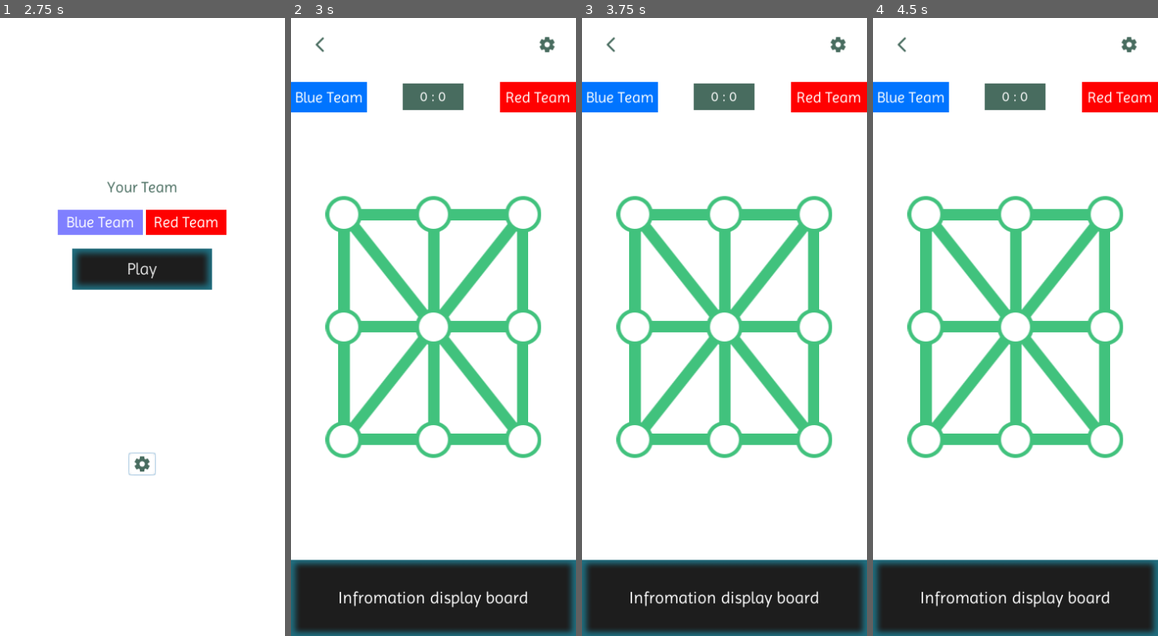
Above: before the commit, frames 1-4 (left to right).
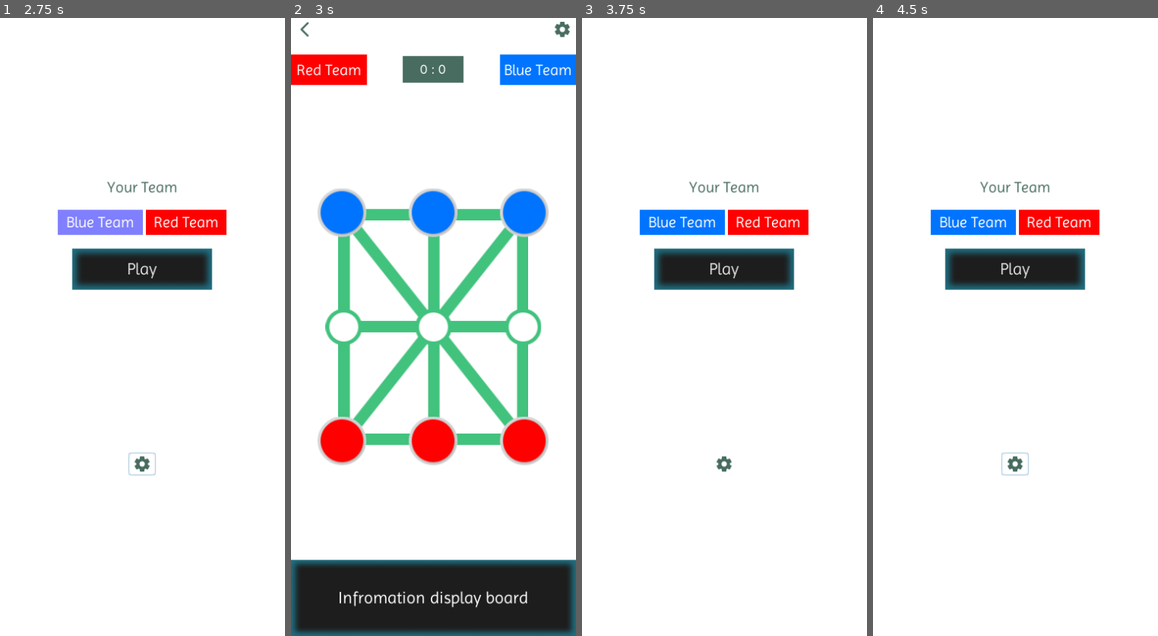
Above: after the commit, the same moments.

Repository: botdenoms/3four3
Game: Godot game, scene res://scenes/home/home.tscn
Two runs of this game, one before a commit and one after it. Both use one fixed random seed, a clock stepped at 60 frames per second and the inputs below.
Inputs (mouse positions are in pixels of both pictures, inside the frame that each line leads up to; where the layout moved, square brackets give the same spot in the first picture):
- Up to frame 1 (2.75 s): click "Blue Team" at 0.5 s; click "Red Team" at 1.25 s; click (142, 462) at 2 s
- Up to frame 2 (3 s): click "Play" at 2.75 s
- Up to frame 3 (3.75 s): click (596, 30) [610, 42] at 3.5 s
- Up to frame 4 (4.5 s): click (1015, 462) [1129, 42] at 4.25 s

Frame 1 is identical in both runs. In frame 2, 14% of the frame differs, in the area x 0-100%, y 0-73%; in frame 3, 31%; in frame 4, 31%, in the area x 0-100%, y 3-100%.

Commit message:
features added: player, global state, scene switches

Diff:
--- a/3four3/project.godot
+++ b/3four3/project.godot
@@ -14,10 +14,18 @@
 run/main_scene="res://scenes/home/home.tscn"
 config/icon="res://icon.png"
 
+[autoload]
+
+State="*res://scenes/state.gd"
+
 [display]
 
 window/size/width=375
 window/size/height=812
+
+[input_devices]
+
+pointing/emulate_touch_from_mouse=true
 
 [physics]
 
--- a/3four3/scenes/home/home.gd
+++ b/3four3/scenes/home/home.gd
@@ -8,11 +8,13 @@
 func _on_blue_btn_pressed():
 	# select red team
 	_team = 2
-	print('on blue team')
+	State.team_select(State.Team.BLUE)
+	#print('on blue team')
 
 func _on_red_btn_pressed():
 	# select red team
 	_team = 1
+	State.team_select(State.Team.RED)
 	print('on red team')
 
 func _on_play_pressed():
@@ -21,11 +23,11 @@
 		0:
 			print('select team')
 		1:
-			print('playing as Red Team')
+			#print('playing as Red Team')
 			var _err = get_tree().change_scene("res://scenes/play/play.tscn")
 
 		2:
-			print('playing as Blue Team')
+			#print('playing as Blue Team')
 			var _err = get_tree().change_scene("res://scenes/play/play.tscn")
 
 func _process(_delta):
--- /dev/null
+++ b/3four3/scenes/play/Hud.gd
@@ -0,0 +1,27 @@
+extends CanvasLayer
+
+onready var leftrect = $VBoxContainer2/HBoxContainer2/CenterContainer/left
+onready var rightrect = $VBoxContainer2/HBoxContainer2/CenterContainer2/right
+onready var lefttext = $VBoxContainer2/HBoxContainer2/CenterContainer/left/Label
+onready var righttext = $VBoxContainer2/HBoxContainer2/CenterContainer2/right/Label
+
+func _ready():
+	if State.playing_as == State.Team.BLUE:
+		pass
+	else:
+		leftrect.color = Color('#ffff0000')
+		lefttext.text = 'Red Team'
+		rightrect.color = Color('#ff0075ff')
+		righttext.text = 'Blue Team'
+
+# Called every frame. 'delta' is the elapsed time since the previous frame.
+#func _process(delta):
+#	pass
+
+
+func _on_back_pressed():
+	#print("back")
+	var _err = get_tree().change_scene("res://scenes/home/home.tscn")
+
+func _on_settings_pressed():
+	pass # Replace with function body.
--- a/3four3/scenes/play/Hud.tscn
+++ b/3four3/scenes/play/Hud.tscn
@@ -6,66 +6,59 @@
 [ext_resource path="res://scenes/play/infro_font.tres" type="DynamicFont" id=4]
 [ext_resource path="res://scenes/play/team_font.tres" type="DynamicFont" id=5]
 [ext_resource path="res://scenes/play/score_font.tres" type="DynamicFont" id=6]
+[ext_resource path="res://scenes/play/Hud.gd" type="Script" id=7]
 
 [node name="Hud" type="CanvasLayer"]
+script = ExtResource( 7 )
 
-[node name="background" type="ColorRect" parent="."]
+[node name="VBoxContainer2" type="VBoxContainer" parent="."]
 anchor_right = 1.0
 anchor_bottom = 1.0
 
-[node name="appbar" type="MarginContainer" parent="."]
-anchor_right = 1.0
-margin_left = 20.0
-margin_top = 20.0
-margin_right = -20.0
-margin_bottom = 50.0
+[node name="HBoxContainer" type="HBoxContainer" parent="VBoxContainer2"]
+margin_right = 375.0
+margin_bottom = 30.0
+size_flags_horizontal = 3
 
-[node name="HBoxContainer" type="HBoxContainer" parent="appbar"]
+[node name="back" type="Button" parent="VBoxContainer2/HBoxContainer"]
+margin_right = 36.0
+margin_bottom = 30.0
+action_mode = 0
+icon = ExtResource( 2 )
+flat = true
+
+[node name="CenterContainer" type="CenterContainer" parent="VBoxContainer2/HBoxContainer"]
+margin_left = 40.0
 margin_right = 335.0
 margin_bottom = 30.0
 size_flags_horizontal = 3
 
-[node name="back" type="Button" parent="appbar/HBoxContainer"]
-margin_right = 36.0
+[node name="settings" type="Button" parent="VBoxContainer2/HBoxContainer"]
+margin_left = 339.0
+margin_right = 375.0
 margin_bottom = 30.0
-icon = ExtResource( 2 )
-flat = true
-
-[node name="CenterContainer" type="CenterContainer" parent="appbar/HBoxContainer"]
-margin_left = 40.0
-margin_right = 295.0
-margin_bottom = 30.0
-size_flags_horizontal = 3
-
-[node name="settings" type="Button" parent="appbar/HBoxContainer"]
-margin_left = 299.0
-margin_right = 335.0
-margin_bottom = 30.0
+action_mode = 0
 icon = ExtResource( 1 )
 flat = true
 
-[node name="VBoxContainer" type="VBoxContainer" parent="."]
-anchor_right = 1.0
-anchor_bottom = 1.0
-size_flags_horizontal = 3
-size_flags_vertical = 3
+[node name="sizedbox" type="MarginContainer" parent="VBoxContainer2"]
+margin_top = 34.0
+margin_right = 375.0
+margin_bottom = 44.0
+rect_min_size = Vector2( 0, 10 )
+mouse_filter = 1
 
-[node name="CenterContainer" type="CenterContainer" parent="VBoxContainer"]
+[node name="HBoxContainer2" type="HBoxContainer" parent="VBoxContainer2"]
+margin_top = 48.0
 margin_right = 375.0
-margin_bottom = 80.0
-rect_min_size = Vector2( 0, 80 )
-
-[node name="HBoxContainer" type="HBoxContainer" parent="VBoxContainer"]
-margin_top = 84.0
-margin_right = 375.0
-margin_bottom = 124.0
+margin_bottom = 88.0
 size_flags_horizontal = 3
 
-[node name="CenterContainer" type="CenterContainer" parent="VBoxContainer/HBoxContainer"]
+[node name="CenterContainer" type="CenterContainer" parent="VBoxContainer2/HBoxContainer2"]
 margin_right = 100.0
 margin_bottom = 40.0
 
-[node name="left" type="ColorRect" parent="VBoxContainer/HBoxContainer/CenterContainer"]
+[node name="left" type="ColorRect" parent="VBoxContainer2/HBoxContainer2/CenterContainer"]
 margin_right = 100.0
 margin_bottom = 40.0
 rect_min_size = Vector2( 100, 40 )
@@ -73,7 +66,7 @@
 size_flags_vertical = 3
 color = Color( 0, 0.458824, 1, 1 )
 
-[node name="Label" type="Label" parent="VBoxContainer/HBoxContainer/CenterContainer/left"]
+[node name="Label" type="Label" parent="VBoxContainer2/HBoxContainer2/CenterContainer/left"]
 anchor_right = 1.0
 anchor_bottom = 1.0
 custom_fonts/font = ExtResource( 5 )
@@ -81,13 +74,13 @@
 align = 1
 valign = 1
 
-[node name="CenterContainer3" type="CenterContainer" parent="VBoxContainer/HBoxContainer"]
+[node name="CenterContainer3" type="CenterContainer" parent="VBoxContainer2/HBoxContainer2"]
 margin_left = 104.0
 margin_right = 271.0
 margin_bottom = 40.0
 size_flags_horizontal = 3
 
-[node name="score" type="ColorRect" parent="VBoxContainer/HBoxContainer/CenterContainer3"]
+[node name="score" type="ColorRect" parent="VBoxContainer2/HBoxContainer2/CenterContainer3"]
 margin_left = 43.0
 margin_top = 2.0
 margin_right = 123.0
@@ -97,7 +90,7 @@
 size_flags_vertical = 3
 color = Color( 0.286275, 0.427451, 0.376471, 1 )
 
-[node name="Label" type="Label" parent="VBoxContainer/HBoxContainer/CenterContainer3/score"]
+[node name="Label" type="Label" parent="VBoxContainer2/HBoxContainer2/CenterContainer3/score"]
 anchor_right = 1.0
 anchor_bottom = 1.0
 custom_fonts/font = ExtResource( 6 )
@@ -105,12 +98,12 @@
 align = 1
 valign = 1
 
-[node name="CenterContainer2" type="CenterContainer" parent="VBoxContainer/HBoxContainer"]
+[node name="CenterContainer2" type="CenterContainer" parent="VBoxContainer2/HBoxContainer2"]
 margin_left = 275.0
 margin_right = 375.0
 margin_bottom = 40.0
 
-[node name="right" type="ColorRect" parent="VBoxContainer/HBoxContainer/CenterContainer2"]
+[node name="right" type="ColorRect" parent="VBoxContainer2/HBoxContainer2/CenterContainer2"]
 margin_right = 100.0
 margin_bottom = 40.0
 rect_min_size = Vector2( 100, 40 )
@@ -118,7 +111,7 @@
 size_flags_vertical = 3
 color = Color( 1, 0, 0, 1 )
 
-[node name="Label" type="Label" parent="VBoxContainer/HBoxContainer/CenterContainer2/right"]
+[node name="Label" type="Label" parent="VBoxContainer2/HBoxContainer2/CenterContainer2/right"]
 anchor_right = 1.0
 anchor_bottom = 1.0
 custom_fonts/font = ExtResource( 5 )
@@ -126,16 +119,25 @@
 align = 1
 valign = 1
 
-[node name="CenterContainer2" type="CenterContainer" parent="VBoxContainer"]
-margin_top = 128.0
+[node name="VBoxContainer" type="VBoxContainer" parent="."]
+anchor_top = 1.0
+anchor_right = 1.0
+anchor_bottom = 1.0
+margin_top = -184.0
+size_flags_horizontal = 3
+size_flags_vertical = 3
+
+[node name="HBoxContainer2" type="HBoxContainer" parent="VBoxContainer"]
 margin_right = 375.0
-margin_bottom = 708.0
+margin_bottom = 80.0
+rect_min_size = Vector2( 0, 80 )
+size_flags_horizontal = 3
 size_flags_vertical = 3
 
 [node name="inforboard" type="TextureRect" parent="VBoxContainer"]
-margin_top = 712.0
+margin_top = 84.0
 margin_right = 375.0
-margin_bottom = 812.0
+margin_bottom = 184.0
 rect_min_size = Vector2( 0, 100 )
 texture = ExtResource( 3 )
 expand = true
@@ -153,3 +155,14 @@
 text = "Infromation display board"
 align = 1
 valign = 1
+
+[node name="CanvasLayer" type="CanvasLayer" parent="."]
+layer = -5
+
+[node name="background" type="ColorRect" parent="CanvasLayer"]
+anchor_right = 1.0
+anchor_bottom = 1.0
+mouse_filter = 1
+
+[connection signal="pressed" from="VBoxContainer2/HBoxContainer/back" to="." method="_on_back_pressed"]
+[connection signal="pressed" from="VBoxContainer2/HBoxContainer/settings" to="." method="_on_settings_pressed"]
--- /dev/null
+++ b/3four3/scenes/play/play.gd
@@ -0,0 +1,25 @@
+extends Node2D
+
+onready var points = $points
+onready var hud = $Hud
+
+func _ready():
+	setup_game()
+
+func setup_game():
+	if State.playing_as == State.Team.BLUE:
+		for child in points.get_children():
+			if child.name == 'player' or child.name == 'player2' or child.name == 'player3':
+				child.player_type = State.Team.BLUE
+				child.setup()
+			else:
+				child.player_type = State.Team.RED
+				child.setup()
+	else:
+		for child in points.get_children():
+			if child.name == 'player' or child.name == 'player2' or child.name == 'player3':
+				child.player_type = State.Team.RED
+				child.setup()
+			else:
+				child.player_type = State.Team.BLUE
+				child.setup()
--- a/3four3/scenes/play/play.tscn
+++ b/3four3/scenes/play/play.tscn
@@ -1,16 +1,16 @@
-[gd_scene load_steps=4 format=2]
+[gd_scene load_steps=6 format=2]
 
 [ext_resource path="res://scenes/play/Hud.tscn" type="PackedScene" id=1]
 [ext_resource path="res://arts/backgrounds/points.png" type="Texture" id=2]
 [ext_resource path="res://arts/backgrounds/Lines1.png" type="Texture" id=3]
+[ext_resource path="res://scenes/play/player.tscn" type="PackedScene" id=4]
+[ext_resource path="res://scenes/play/play.gd" type="Script" id=5]
 
 [node name="world" type="Node2D"]
+script = ExtResource( 5 )
 
 [node name="Camera2D" type="Camera2D" parent="."]
 current = true
-
-[node name="Hud" parent="." instance=ExtResource( 1 )]
-layer = -1
 
 [node name="backgrounddraw" type="Node2D" parent="."]
 __meta__ = {
@@ -22,3 +22,25 @@
 
 [node name="points" type="Sprite" parent="backgrounddraw"]
 texture = ExtResource( 2 )
+
+[node name="points" type="Node2D" parent="."]
+
+[node name="player" parent="points" instance=ExtResource( 4 )]
+position = Vector2( 0, 150 )
+
+[node name="player2" parent="points" instance=ExtResource( 4 )]
+position = Vector2( 120, 150 )
+
+[node name="player3" parent="points" instance=ExtResource( 4 )]
+position = Vector2( -120, 150 )
+
+[node name="player4" parent="points" instance=ExtResource( 4 )]
+position = Vector2( 0, -150 )
+
+[node name="player5" parent="points" instance=ExtResource( 4 )]
+position = Vector2( 120, -150 )
+
+[node name="player6" parent="points" instance=ExtResource( 4 )]
+position = Vector2( -120, -150 )
+
+[node name="Hud" parent="." instance=ExtResource( 1 )]
--- /dev/null
+++ b/3four3/scenes/play/player.gd
@@ -0,0 +1,43 @@
+extends Node2D
+
+enum Team {
+	RED, BLUE
+}
+
+export(Team) var player_type = Team.BLUE
+export var to_point = Vector2()
+export var accel = 250
+
+onready var red = $red
+onready var blue = $blue
+signal piece_active(position, player)
+
+func _process(delta):
+	#position = position.linear_interpolate(to_point, delta * accel)
+	position = position.move_toward(to_point, delta * accel)
+
+func play_move(target_pos):
+	# play animation from current pos to target pos
+	# print('moving from: ', position, ' to: ', target_pos)
+	to_point = target_pos
+	scale = Vector2(1, 1)
+
+func setup():
+	if player_type == Team.BLUE:
+		blue.visible = true
+		red.visible = false
+	else:
+		red.visible = true
+		blue.visible = false
+		blue.visible = false
+
+func _ready():
+	to_point = position
+
+func _on_Area2D_input_event(_viewport, event, _shape_idx):
+	if event is InputEventMouseButton:
+		if event.pressed and event.button_index == BUTTON_LEFT:
+			#print(event.position) # click position
+			#print(position) # object position
+			#print('player clicked at position: ', position)
+			emit_signal("piece_active", position, player_type)
--- /dev/null
+++ b/3four3/scenes/play/player.tscn
@@ -0,0 +1,25 @@
+[gd_scene load_steps=5 format=2]
+
+[ext_resource path="res://arts/players/BlueTeam.png" type="Texture" id=1]
+[ext_resource path="res://scenes/play/player.gd" type="Script" id=2]
+[ext_resource path="res://arts/players/RedTeam.png" type="Texture" id=3]
+
+[sub_resource type="CircleShape2D" id=1]
+radius = 32.249
+
+[node name="player" type="Node2D"]
+script = ExtResource( 2 )
+
+[node name="Area2D" type="Area2D" parent="."]
+pause_mode = 1
+
+[node name="CollisionShape2D" type="CollisionShape2D" parent="Area2D"]
+shape = SubResource( 1 )
+
+[node name="blue" type="Sprite" parent="."]
+texture = ExtResource( 1 )
+
+[node name="red" type="Sprite" parent="."]
+texture = ExtResource( 3 )
+
+[connection signal="input_event" from="Area2D" to="." method="_on_Area2D_input_event"]
--- /dev/null
+++ b/3four3/scenes/state.gd
@@ -0,0 +1,13 @@
+extends Node
+
+enum Team {
+	RED, BLUE
+}
+
+var playing_as = Team.BLUE
+
+func team_select(team):
+	playing_as = team
+
+func get_team():
+	return playing_as
Not shown: 1 places in 3four3/scenes/play/Hud.tscn that only renumber resources
